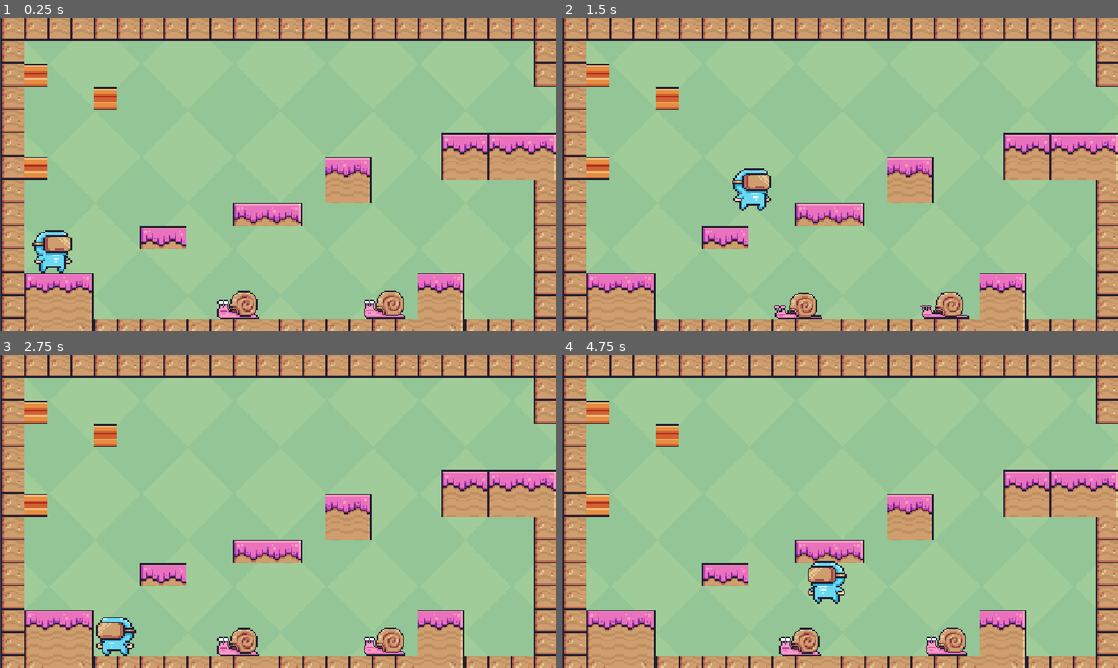
Above: before the commit, frames 1-4 (two rows, left to right).
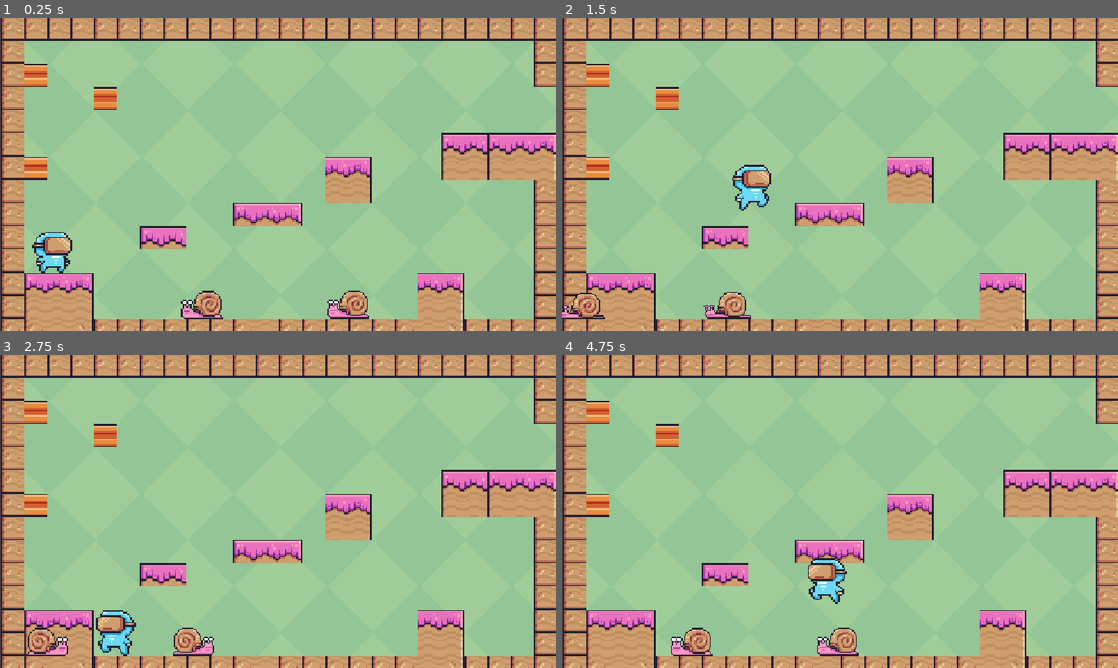
Above: after the commit, the same moments.

Repository: komal-thokale/k_havenjumpstart_2026
Game: Godot game, scene res://main.tscn
The game is run twice, just before and just after one commit, with the same random seed, the same clock (stepped at 60 frames per second) and the same inputs.
Inputs (mouse positions are in pixels of both pictures, inside the frame that each line leads up to):
- Up to frame 1 (0.25 s): no input
- Up to frame 2 (1.5 s): tap Enter at 0.5 s; move the mouse to (962, 158) at 0.52 s; hold R (right) from 0.53 s (still down); tap W (jump) at 0.6, 0.77, 1.07 s; click (962, 158) at 0.67 s; move the mouse to (728, 190) at 1.27 s; tap Alt at 1.35 s
- Up to frame 3 (2.75 s): tap W (jump) at 1.52, 1.55, 1.82, 2.3 s; move the mouse to (333, 442) at 2.02 s; release R (right) at 2.03 s; hold A (left) from 2.03 s (still down); tap Shift at 2.1 s
- Up to frame 4 (4.75 s): move the mouse to (812, 574) at 2.77 s; release A (left) at 2.78 s; hold R (right) 2.78-4.28 s; tap W (jump) at 2.85, 3.02, 3.32, 3.77, 3.8, 4.07, 4.52, 4.55 s; click (812, 574) at 2.92 s; move the mouse to (1006, 558) at 3.52 s; tap Alt at 3.6 s; move the mouse to (673, 464) at 4.27 s; hold A (left) from 4.28 s (still down); tap Shift at 4.35 s

The runs differ from the first frame. In frame 1, 2.5% of the frame differs, in the area x 5-73%, y 67-97%; in frame 2, 2.3%; in frame 3, 2.7%, in the area x 4-73%, y 81-97%; in frame 4, 2.6%.

Commit message:
project commit

Diff:
--- a/levels/level1.tscn
+++ b/levels/level1.tscn
@@ -192,5 +192,5 @@
 [node name="snail" parent="enemies" unique_id=1638396668 instance=ExtResource("4_ua5ty")]
 position = Vector2(190.33334, 179.33334)
 
-[node name="snail2" parent="enemies/snail" unique_id=1856090407 instance=ExtResource("4_ua5ty")]
-position = Vector2(100.99997, -0.3333435)
+[node name="snail2" parent="enemies" unique_id=1856090407 instance=ExtResource("4_ua5ty")]
+position = Vector2(291.3333, 179)
--- a/main.tscn
+++ b/main.tscn
@@ -1,8 +1,10 @@
 [gd_scene format=3 uid="uid://b5sqg0xu0y8xf"]
 
+[ext_resource type="Script" uid="uid://b4reha3848mwo" path="res://scripts/main.gd" id="1_0xm2m"]
 [ext_resource type="PackedScene" uid="uid://r2xgqvcxubb3" path="res://levels/level1.tscn" id="2_0xm2m"]
 
 [node name="main" type="Node2D" unique_id=1749317096]
+script = ExtResource("1_0xm2m")
 metadata/_edit_vertical_guides_ = [145.0]
 
 [node name="LevelRoot" parent="." unique_id=823065213 instance=ExtResource("2_0xm2m")]
--- a/player.tscn
+++ b/player.tscn
@@ -197,7 +197,7 @@
 "texture": ExtResource("3_2hs0m")
 }],
 "loop": 1,
-"name": &"jump",
+"name": &"jumping",
 "speed": 20.0
 }, {
 "frames": [{
@@ -238,7 +238,7 @@
 "texture": SubResource("AtlasTexture_khis8")
 }],
 "loop": 1,
-"name": &"run",
+"name": &"running",
 "speed": 20.0
 }]
 
@@ -259,7 +259,7 @@
 position = Vector2(37.125, 25)
 scale = Vector2(1.2421876, 1.1249999)
 sprite_frames = SubResource("SpriteFrames_qp2i3")
-animation = &"idle"
+animation = &"running"
 autoplay = "idle"
 
 [node name="CollisionShape2D" type="CollisionShape2D" parent="." unique_id=1417856890]
--- a/scenes/snail.tscn
+++ b/scenes/snail.tscn
@@ -1,6 +1,7 @@
 [gd_scene format=3 uid="uid://dx08jp4gxof48"]
 
 [ext_resource type="Texture2D" uid="uid://c66unbxffccem" path="res://assests/Snail/Walk (38x24).png" id="1_6lcqf"]
+[ext_resource type="Script" uid="uid://cieuy3qktgej2" path="res://scripts/snail.gd" id="1_oqbjf"]
 
 [sub_resource type="AtlasTexture" id="AtlasTexture_oqbjf"]
 atlas = ExtResource("1_6lcqf")
@@ -87,6 +88,7 @@
 radius = 7.682954
 
 [node name="snail" type="Area2D" unique_id=1638396668]
+script = ExtResource("1_oqbjf")
 
 [node name="AnimatedSprite2D" type="AnimatedSprite2D" parent="." unique_id=732866114]
 texture_filter = 1
@@ -107,3 +109,10 @@
 position = Vector2(-24, 19)
 scale = Vector2(1.2, 1.2)
 shape = SubResource("CircleShape2D_jv7fs")
+
+[node name="Timer" type="Timer" parent="." unique_id=739099423]
+wait_time = 2.0
+autostart = true
+
+[connection signal="body_entered" from="." to="." method="_on_body_entered"]
+[connection signal="timeout" from="Timer" to="." method="_on_timer_timeout"]
--- /dev/null
+++ b/scripts/main.gd
@@ -0,0 +1,22 @@
+extends Node2D
+
+
+# Called when the node enters the scene tree for the first time.
+func _ready() -> void:
+	_setup_level()
+
+
+# Called every frame. 'delta' is the elapsed time since the previous frame.
+func _process(delta: float) -> void:
+	pass
+
+func _on_player_died(body) -> void:
+	print(body)
+	print("Player killed")
+
+func _setup_level() -> void:
+	# Connect enemies
+	var enemies = $LevelRoot.get_node_or_null("Enemies")
+	if enemies:
+		for enemy in enemies.get_children():
+			enemy.player_died.connect(_on_player_died)
--- a/scripts/player.gd
+++ b/scripts/player.gd
@@ -41,3 +41,7 @@
 		animated_sprite_2d.flip_h = true
 
 	move_and_slide()
+
+
+func die()-> void:
+	animated_sprite_2d.animation = "dying"
--- a/scripts/snail.gd
+++ b/scripts/snail.gd
@@ -1,11 +1,24 @@
 extends Area2D
 
+@onready var animated_sprite_2d: AnimatedSprite2D = $AnimatedSprite2D
+
+signal player_died
+
+const SPEED = 100.0
+var direction = -1.0
 
 # Called when the node enters the scene tree for the first time.
 func _ready() -> void:
 	pass # Replace with function body.
 
-
 # Called every frame. 'delta' is the elapsed time since the previous frame.
 func _process(delta: float) -> void:
-	pass
+	position.x += direction * SPEED * delta
+
+func _on_timer_timeout() -> void:
+	direction *= -1
+	animated_sprite_2d.flip_h = !animated_sprite_2d.flip_h
+
+func _on_body_entered(body: Node2D) -> void:
+	if body.name == "Player":
+		player_died.emit()
Not shown, added: addons/godot_super-wakatime/api_key_prompt.tscn
Not shown, added: addons/godot_super-wakatime/counter.tscn
Not shown, added: addons/godot_super-wakatime/godot_super-wakatime.gd
Not shown, added: addons/godot_super-wakatime/godot_super-wakatime.gd.uid
Not shown, added: addons/godot_super-wakatime/plugin.cfg
Not shown, added: addons/godot_super-wakatime/utils.gd
Not shown, added: addons/godot_super-wakatime/utils.gd.uid
Not shown, added: scripts/main.gd.uid
Not shown, added: addons/godot_super-wakatime/LICENSE
Not shown, added: addons/godot_super-wakatime/README.md
Not shown, added: main.tscn965066164.tmp
Not shown, added: scenes/snail.tscn3368421985.tmp
(and 5 more such lines)
